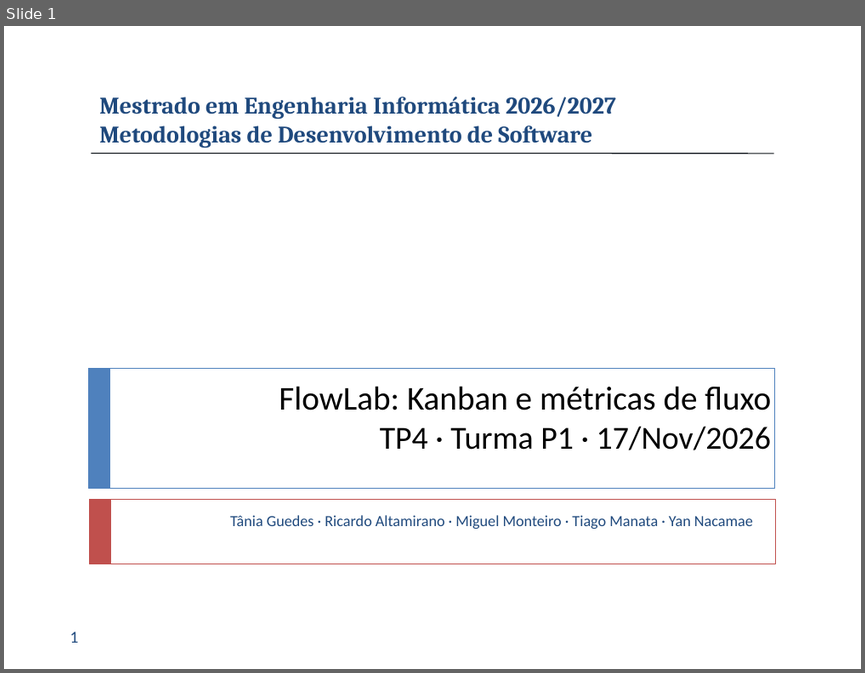
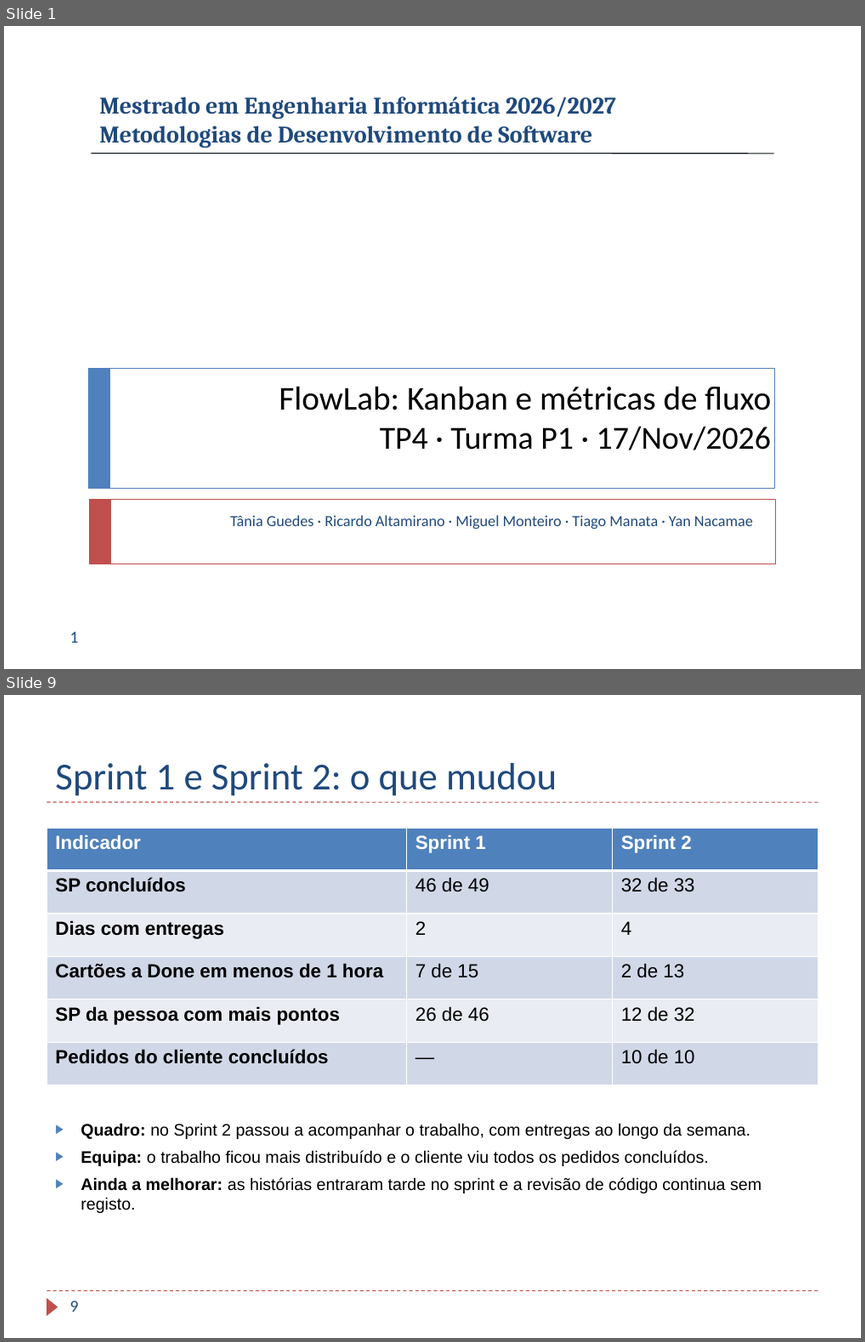
Before and after one commit to TaniaBmGuedes/MDS-TP4, a slide deck: entrega/07_Apresentacao_Final.pptx. Shown one above the other, each under a label of ours: slide 1 before the commit, slides 1 and 9 after it; the slides between them are not shown. The pictures are 865x673 and 865x1342 pixels, drawn with LibreOffice and Linux fonts; fonts in the diff are those of the drawing; background and template pictures are left out. Boxes give left, top, right and bottom in pixels: in the first picture for what was removed or moved away, otherwise in the second. Text is boxed around its words. In the diff, an @@ line names an element or a change of style, - is before the commit and + after.

```diff
--- a/entrega/07_Apresentacao_Final.pptx
+++ b/entrega/07_Apresentacao_Final.pptx
@@ slide 9 added at [4, 695, 861, 1338], background #FFFFFF @@
@@ title added at [55, 763, 556, 796], 32 pt, text #1F497D @@
+Sprint 1 e Sprint 2: o que mudou
@@ line added from (46, 802) to (818, 802), #C0504D 0.75 pt dashed @@
@@ table added at [46, 828, 818, 1085], 6 rows, 3 columns @@
+Indicador | Sprint 1 | Sprint 2
+SP concluídos | 46 de 49 | 32 de 33
+Dias com entregas | 2 | 4
+Cartões a Done em menos de 1 hora | 7 de 15 | 2 de 13
+SP da pessoa com mais pontos | 26 de 46 | 12 de 32
+Pedidos do cliente concluídos | — | 10 de 10
@@ text added at [80, 1123, 761, 1213], 14 pt, text #000000 @@
+▶ Quadro: no Sprint 2 passou a acompanhar o trabalho, com entregas ao longo da semana.
+▶ Equipa: o trabalho ficou mais distribuído e o cliente viu todos os pedidos concluídos.
+▶ Ainda a melhorar: as histórias entraram tarde no sprint e a revisão de código continua sem registo.
@@ line added from (46, 1291) to (818, 1291), #C0504D 0.75 pt dashed @@
@@ triangle added at [46, 1298, 58, 1315], fill #C0504D @@
@@ page number added at [70, 1300, 79, 1311], 14 pt, text #1F497D @@
+9
```
Also in this commit, not shown: 5 slides changed, 4 other slides added, 4 slides removed.
